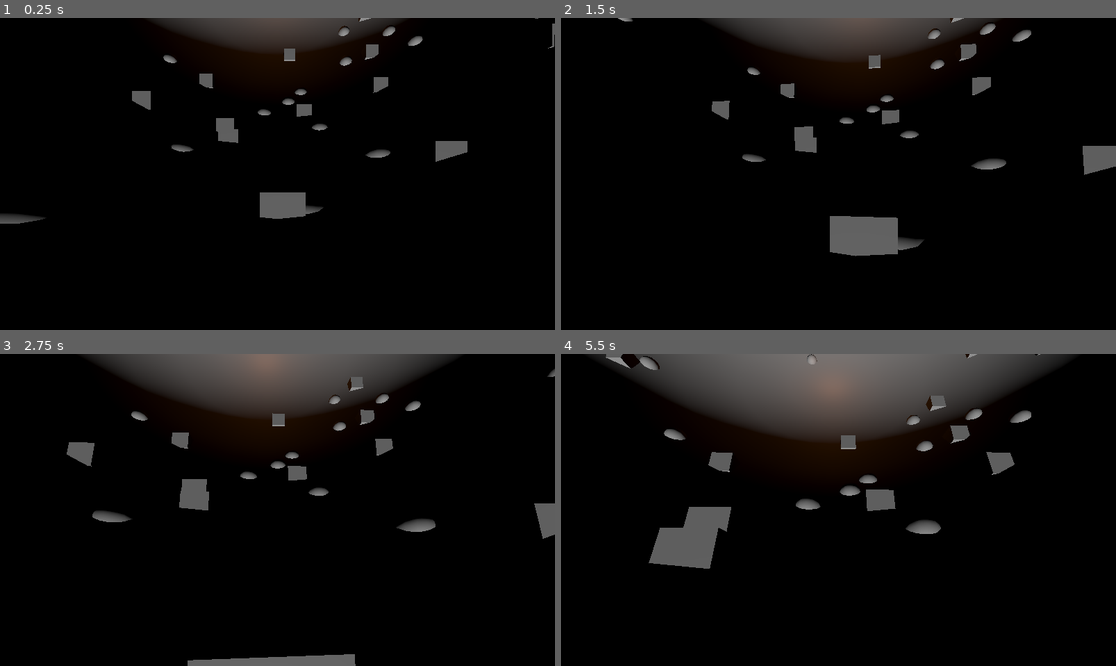
Above: before the commit, frames 1-4 (two rows, left to right).
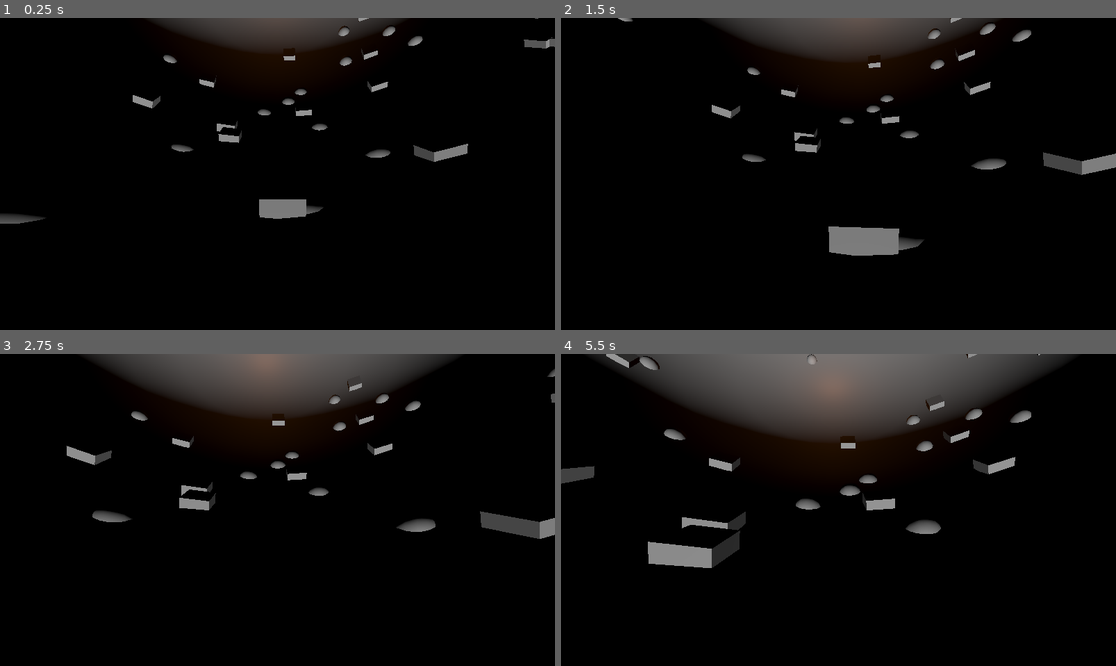
Above: after the commit, the same moments.

Repository: mydr3z/The-Core
Game: Godot game, scene res://root.tscn
Same seed, same stepped clock (60 frames per second), same inputs: the game is played once before the commit and once after it.
Inputs (mouse positions are in pixels of both pictures, inside the frame that each line leads up to):
- Up to frame 1 (0.25 s): no input
- Up to frame 2 (1.5 s): tap Enter at 0.5 s; move the mouse to (866, 174) at 0.52 s; hold Up (ui_up) from 0.53 s (still down); move the mouse to (810, 174) at 1.27 s
- Up to frame 3 (2.75 s): keep holding Up (ui_up); move the mouse to (288, 503) at 2.02 s
- Up to frame 4 (5.5 s): keep holding Up (ui_up); move the mouse to (832, 516) at 2.77 s; move the mouse to (877, 513) at 3.52 s; move the mouse to (794, 506) at 4.27 s; move the mouse to (844, 510) at 5.02 s

The runs differ from the first frame. In frame 1, 2.3% of the frame differs, in the area x 23-100%, y 0-65%; in frame 2, 3.5%; in frame 3, 3.4%; in frame 4, 4.1%, in the area x 0-87%, y 0-69%.

Commit message:
feat: добавлена ориентация кубов по местной вертикали

Diff:
--- a/root.gd
+++ b/root.gd
@@ -23,4 +23,5 @@
 	for i in 100:
 		var cube := CSGBox3D.new();
 		cube.set_position(WorldPhysics.get_rand_pos_on_grnd());
+		cube.basis = WorldPhysics.get_correct_basis(cube.basis, cube.position);
 		add_child(cube);
